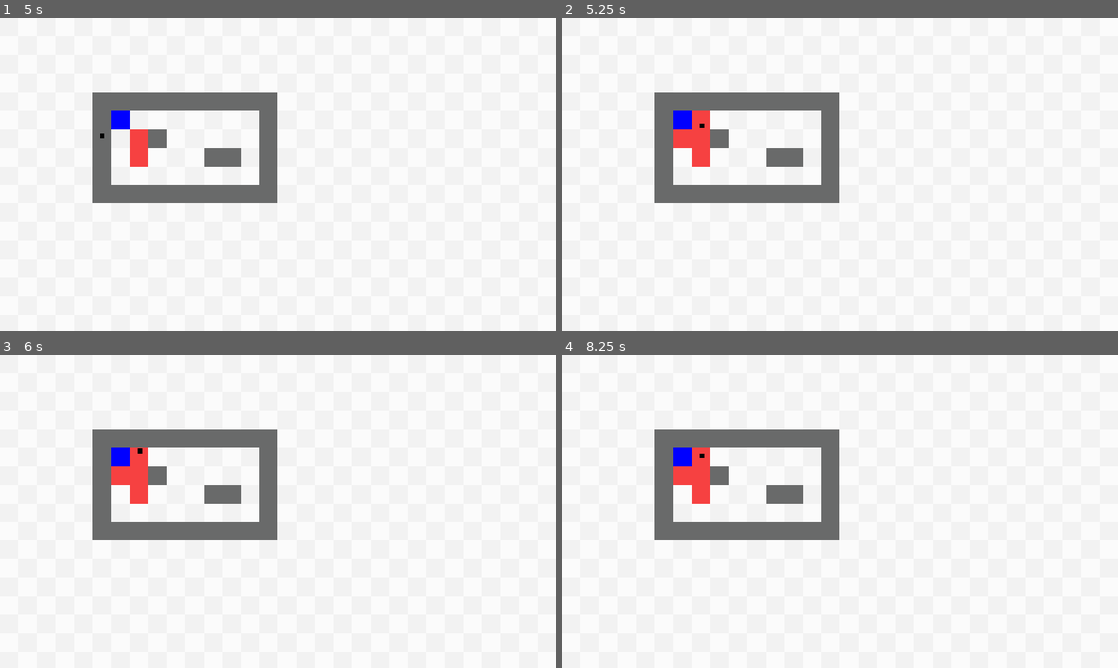
Above: before the commit, frames 1-4 (two rows, left to right).
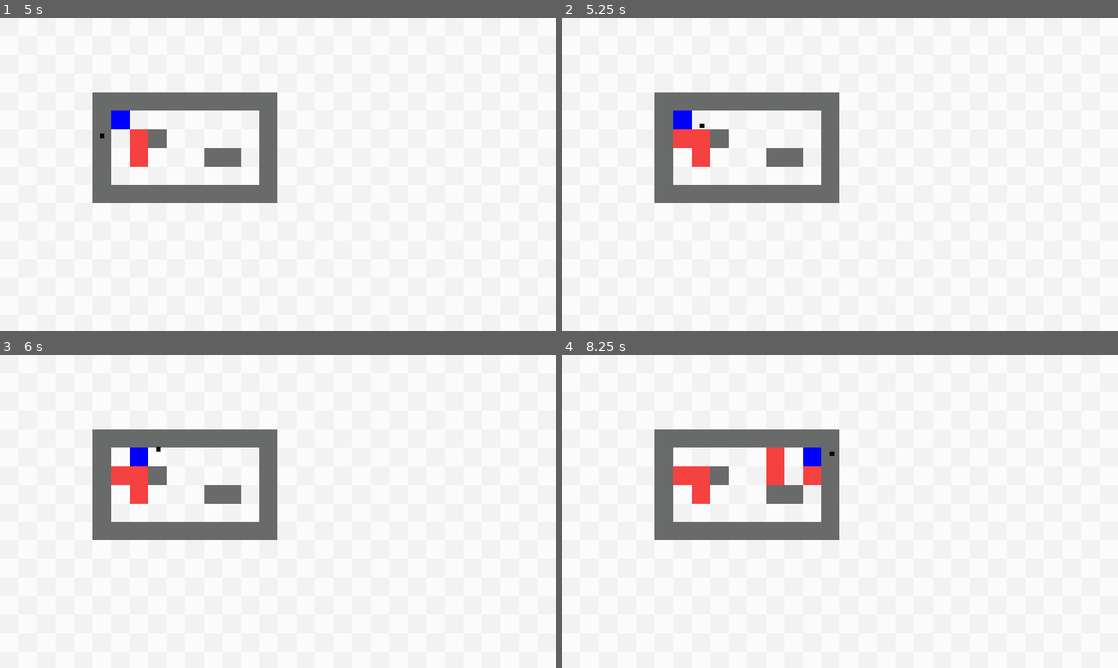
Above: after the commit, the same moments.

Repository: btoosey/Godot-Wild-Jam-99
Game: Godot game, scene res://scenes/main/main.tscn
Same seed, same stepped clock (60 frames per second), same inputs: the game is played once before the commit and once after it.
Inputs (mouse positions are in pixels of both pictures, inside the frame that each line leads up to):
- Up to frame 1 (5 s): tap Enter at 0.5, 2, 3.5 s; move the mouse to (400, 158) at 0.52 s; press the mouse at (400, 158) at 0.53 s; hold D (player_right) 0.53-1.28 s; tap Space at 1.25, 2.75, 4.25 s; move the mouse to (166, 190) at 1.27 s; release the mouse at (166, 190) at 1.28 s; hold S (player_down) 1.28-2.03 s; click (166, 190) at 1.35 s; move the mouse to (333, 105) at 2.02 s; hold D (player_right) 2.03-2.78 s; hold Q (undo) 2.03-2.78 s; click (333, 105) at 2.3 s; move the mouse to (250, 237) at 2.77 s; hold W (player_up) 2.78-3.53 s; click (250, 237) at 2.85 s; move the mouse to (444, 221) at 3.52 s; press the mouse at (444, 221) at 3.53 s; hold A (player_left) from 3.53 s (still down); move the mouse to (111, 127) at 4.27 s; release the mouse at (111, 127) at 4.28 s; tap Q (undo) at 4.35 s; click (111, 127) at 4.55 s
- Up to frame 2 (5.25 s): move the mouse to (867, 174) at 5.02 s; release A (player_left) at 5.03 s; press the mouse at (867, 174) at 5.03 s; hold S (player_down) from 5.03 s (still down)
- Up to frame 3 (6 s): move the mouse to (194, 433) at 5.77 s; release S (player_down) at 5.78 s; release the mouse at (194, 433) at 5.78 s; hold D (player_right) from 5.78 s (still down); click (194, 433) at 5.85 s
- Up to frame 4 (8.25 s): move the mouse to (962, 495) at 6.52 s; release D (player_right) at 6.53 s; hold W (player_up) 6.53-7.28 s; hold Q (undo) 6.53-7.28 s; click (962, 495) at 6.8 s; move the mouse to (728, 527) at 7.27 s; hold D (player_right) 7.28-8.03 s; click (728, 527) at 7.35 s; move the mouse to (895, 442) at 8.02 s; press the mouse at (895, 442) at 8.03 s; hold S (player_down) from 8.03 s (still down)

Frame 1 is identical in both runs. In frame 2, 0.2% of the frame differs, in the area x 23-27%, y 29-36%; in frame 3, 0.4%; in frame 4, 1.2%, in the area x 20-49%, y 29-42%.

Commit message:
ADD: colour mixing

Diff:
--- a/scenes/main/main.tscn
+++ b/scenes/main/main.tscn
@@ -39,6 +39,12 @@
 texture = ExtResource("4_blune")
 texture_region_size = Vector2i(32, 32)
 0:0/0 = 0
+1:0/0 = 0
+2:0/0 = 0
+3:0/0 = 0
+4:0/0 = 0
+5:0/0 = 0
+6:0/0 = 0
 
 [sub_resource type="TileSet" id="TileSet_ypy33"]
 tile_size = Vector2i(32, 32)
--- a/scenes/paintbrush/paintbrush.gd
+++ b/scenes/paintbrush/paintbrush.gd
@@ -4,6 +4,7 @@
 
 @export var player: Player
 
+@onready var palette: Node2D = $Palette
 @onready var walls: TileMapLayer = $"../Tilemaps/Walls"
 @onready var paint: TileMapLayer = $"../Tilemaps/Paint"
 
@@ -40,12 +41,18 @@
 
 
 func can_paint(cell: Vector2i) -> bool:
-	if paint.get_cell_tile_data(cell) or walls.get_cell_tile_data(cell):
+	if walls.get_cell_tile_data(cell):
 		return false
 
 	return true
 
 
 func paint_cell(cell: Vector2i) -> void:
-	paint.set_cell(cell, 0, Vector2i.ZERO)
+	var old_mask: int = palette.cell_paint_state.get(cell, 0)
+	var new_mask: int = old_mask | palette.current_paint_colour
+	if old_mask == new_mask:
+		return
+
+	palette.cell_paint_state[cell] = new_mask
+	paint.set_cell(cell, 0, palette.MASK_TO_ATLAS[new_mask])
 	cell_painted.emit(cell)
--- a/scenes/paintbrush/paintbrush.tscn
+++ b/scenes/paintbrush/paintbrush.tscn
@@ -2,6 +2,7 @@
 
 [ext_resource type="Script" uid="uid://d04jak1mjbxv5" path="res://scripts/components/paintbrush/orbiter_component.gd" id="1_cunj8"]
 [ext_resource type="Script" uid="uid://7342oojnfrt2" path="res://scenes/paintbrush/paintbrush.gd" id="1_y05g2"]
+[ext_resource type="Script" uid="uid://deod6ldc4livn" path="res://scenes/paintbrush/palette.gd" id="3_iig8r"]
 
 [sub_resource type="Gradient" id="Gradient_b4ab7"]
 colors = PackedColorArray(0, 0, 0, 1, 0, 0, 0, 1)
@@ -22,3 +23,6 @@
 [node name="OrbiterComponent" type="Node2D" parent="." unique_id=1447300622 node_paths=PackedStringArray("target")]
 script = ExtResource("1_cunj8")
 target = NodePath("..")
+
+[node name="Palette" type="Node2D" parent="." unique_id=1122882069]
+script = ExtResource("3_iig8r")
--- /dev/null
+++ b/scenes/paintbrush/palette.gd
@@ -0,0 +1,18 @@
+class_name Palette extends Node2D
+
+@export_enum("RED:1", "BLUE:2", "YELLOW:4") var current_paint_colour: int = RED
+
+const RED := 1
+const BLUE := 2
+const YELLOW := 4
+const MASK_TO_ATLAS := {
+	RED: Vector2i(0, 0),
+	YELLOW: Vector2i(1, 0),
+	BLUE: Vector2i(2, 0),
+	RED | YELLOW: Vector2i(3, 0),
+	YELLOW | BLUE: Vector2i(4, 0),
+	RED | BLUE: Vector2i(5, 0),
+	RED | YELLOW | BLUE: Vector2i(6, 0)
+}
+
+var cell_paint_state := {}
Binary file changed: assets/tilemaps/paint/paint.png
Not shown, added: scenes/paintbrush/palette.gd.uid
